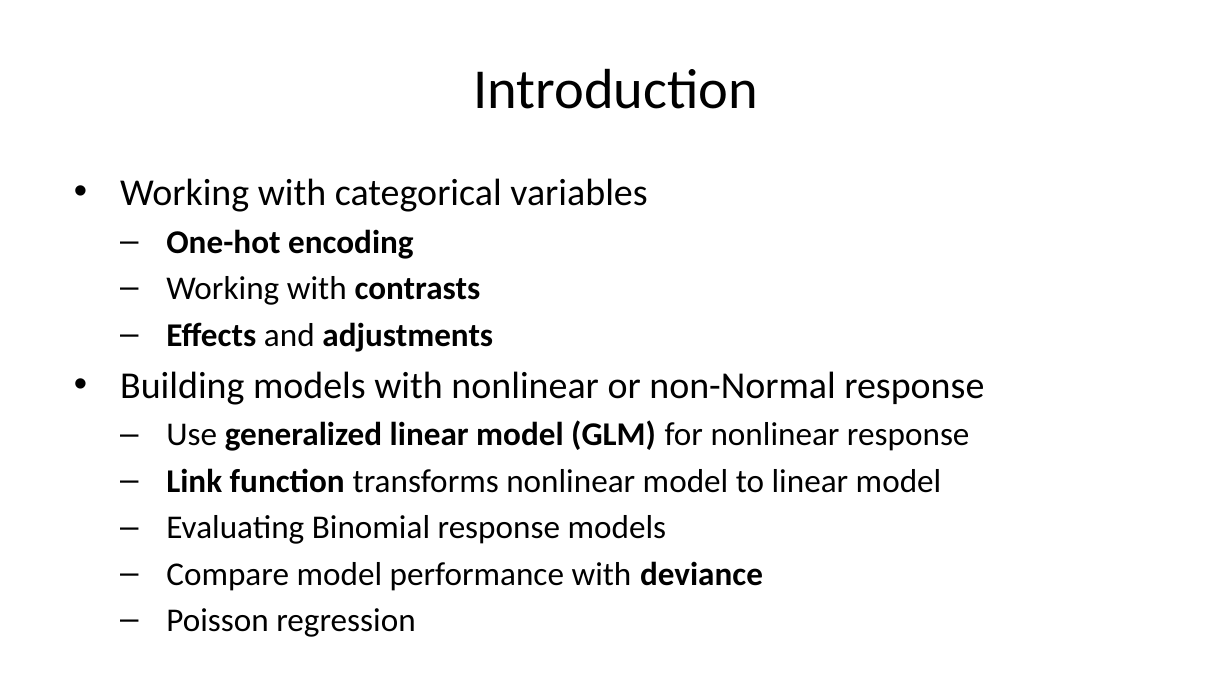
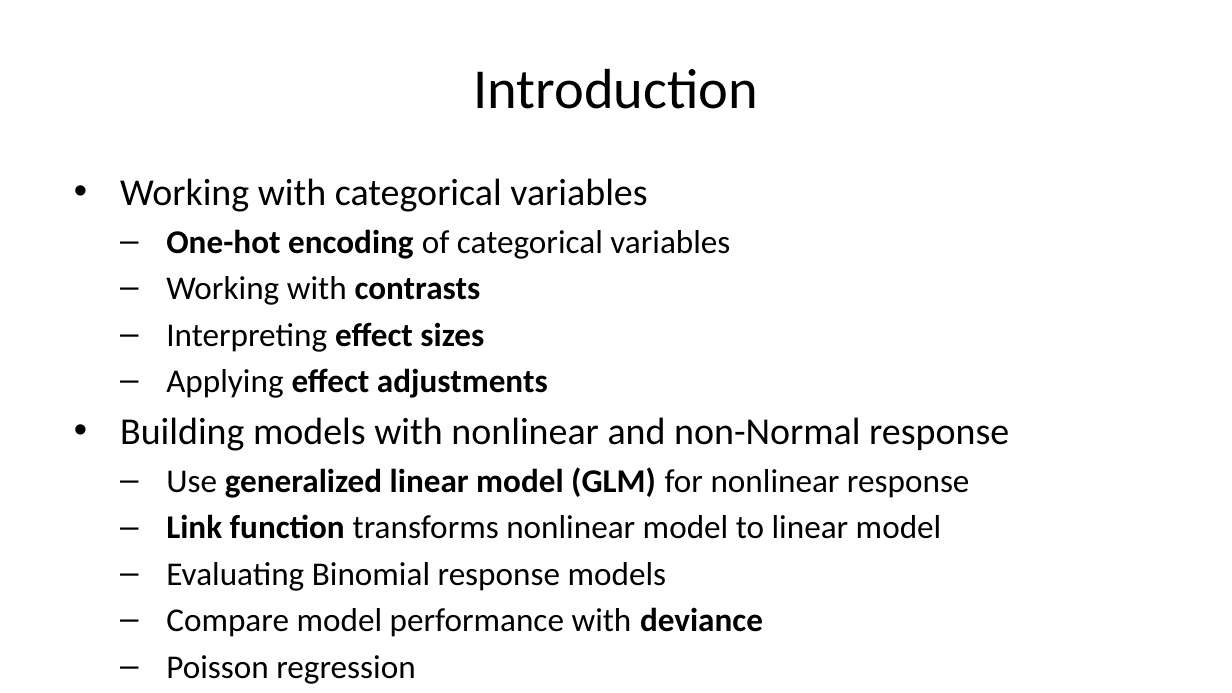
Before and after one commit to StephenElston/CSCI-E-83, a slide deck: slide 7 of LectureSlides/09_GeneralizingTheLinearModel.pptx. Drawn at 1232x693 pixels with LibreOffice and Linux fonts; fonts in the diff are those of the drawing. Boxes give left, top, right and bottom in pixels: in the first picture for what was removed or moved away, otherwise in the second. Text is boxed around its words. In the diff, an @@ line names an element or a change of style, - is before the commit and + after.

```diff
--- a/LectureSlides/09_GeneralizingTheLinearModel.pptx
+++ b/LectureSlides/09_GeneralizingTheLinearModel.pptx
@@ text at (166, 229, 730, 259): text changed; bold off @@
-  – One-hot encoding
+  – One-hot encoding of categorical variables
@@ text at (120, 322, 1009, 451): text changed; size 22.2 to 19.4 pt @@
-  – Effects and adjustments
-• Building models with nonlinear or non-Normal response
+  – Interpreting effect sizes
+  – Applying effect adjustments
+• Building models with nonlinear and non-Normal response
```
Also in this commit, not shown: 10 other slides changed, 1 slide added.
